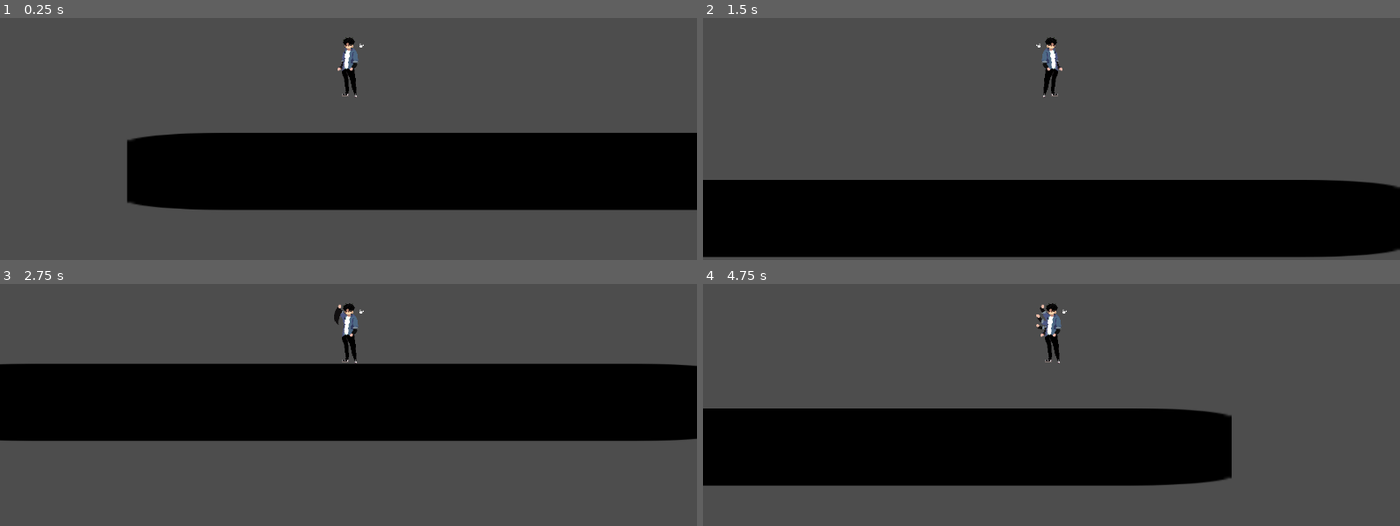
Above: before the commit, frames 1-4 (two rows, left to right).
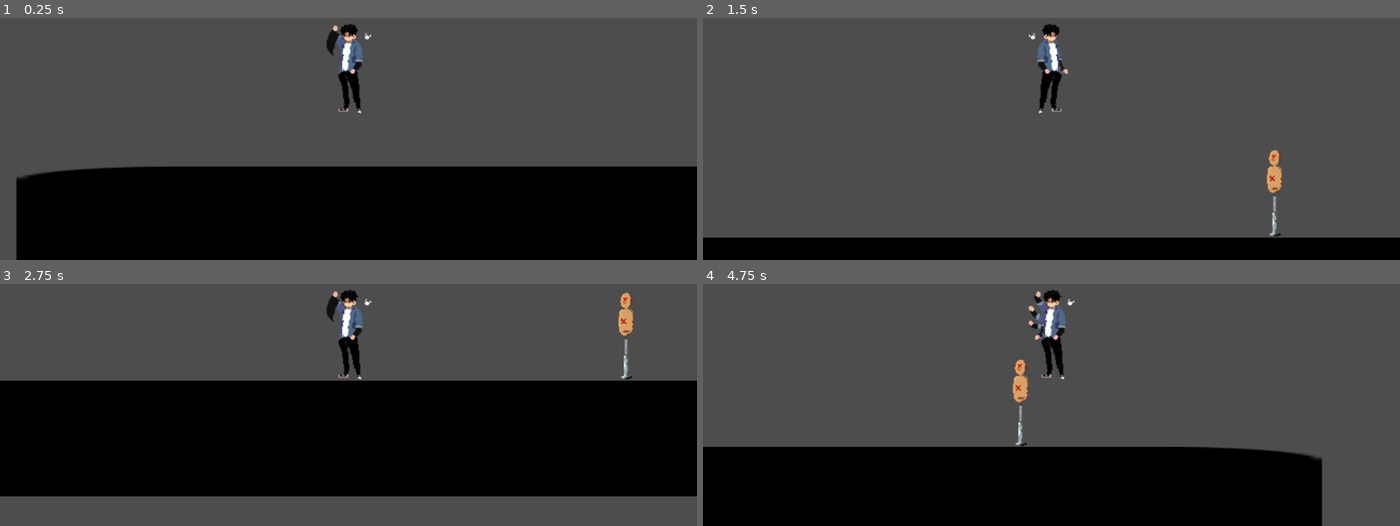
Above: after the commit, the same moments.

Repository: babingoia/jogo-de-luta
Game: Godot game, scene res://Cenas/Mapas/Zona de Teste.tscn
Same seed, same stepped clock (60 frames per second), same inputs: the game is played once before the commit and once after it. Before the commit the project starts from res://Cenas/Zona de Teste.tscn. The engine's default icon, where the game draws it, is replaced by a stand-in: a white triangle on a blue panel in a dark square.
Inputs (mouse positions are in pixels of both pictures, inside the frame that each line leads up to):
- Up to frame 1 (0.25 s): no input
- Up to frame 2 (1.5 s): move the mouse to (1204, 44) at 0.52 s; hold D (right) from 0.53 s (still down); click (1204, 44) at 0.6 s; tap W (up) at 0.77, 1.07 s; right-click (1204, 44) at 0.8 s; move the mouse to (912, 83) at 1.27 s; right-click (912, 83) at 1.35 s
- Up to frame 3 (2.75 s): tap W (up) at 1.52, 1.55, 1.82, 2.1 s; move the mouse to (outside the picture) at 2.02 s; release D (right) at 2.03 s; hold A (left) from 2.03 s (still down); click (outside the picture) at 2.3 s
- Up to frame 4 (4.75 s): move the mouse to (1016, 409) at 2.77 s; release A (left) at 2.78 s; hold D (right) 2.78-4.28 s; click (1016, 409) at 2.85 s; tap W (up) at 3.02, 3.32, 3.77, 3.8, 4.07, 4.52 s; right-click (1016, 409) at 3.05 s; move the mouse to (1260, 388) at 3.52 s; right-click (1260, 388) at 3.6 s; move the mouse to (outside the picture) at 4.27 s; hold A (left) from 4.28 s (still down); click (outside the picture) at 4.35 s

The runs differ from the first frame. In frame 1, 35% of the frame differs, in the area x 2-100%, y 2-100%; in frame 2, 26%; in frame 3, 31%; in frame 4, 30%.

Commit message:
v0.000001

Diff:
--- /dev/null
+++ b/Cenas/Mapas/Zona de Teste.tscn
@@ -0,0 +1,49 @@
+[gd_scene load_steps=6 format=3 uid="uid://d30f4e2fxknwd"]
+
+[ext_resource type="PackedScene" uid="uid://c67todrx8575j" path="res://Cenas/Personagens/gabreu.tscn" id="1_hymai"]
+[ext_resource type="Texture2D" uid="uid://dqng6a8tg0ck4" path="res://icon.svg" id="2_duxi8"]
+[ext_resource type="PackedScene" uid="uid://b1r8gijavx1sx" path="res://Cenas/Personagens/boneco_de_treino.tscn" id="3_duxi8"]
+
+[sub_resource type="RectangleShape2D" id="RectangleShape2D_r11nh"]
+size = Vector2(1160, 131)
+
+[sub_resource type="RectangleShape2D" id="RectangleShape2D_lfqux"]
+size = Vector2(22, 573)
+
+[node name="Node2D" type="Node2D"]
+
+[node name="BonecoDeTreino" parent="." instance=ExtResource("3_duxi8")]
+position = Vector2(907, 537)
+
+[node name="Gabreu" parent="." instance=ExtResource("1_hymai")]
+position = Vector2(280, 456)
+
+[node name="Chao" type="StaticBody2D" parent="."]
+position = Vector2(66, 653)
+metadata/_edit_group_ = true
+
+[node name="Sprite2D" type="Sprite2D" parent="Chao"]
+self_modulate = Color(0, 0, 0, 1)
+position = Vector2(510, 0)
+scale = Vector2(10.3438, 1)
+texture = ExtResource("2_duxi8")
+
+[node name="CollisionShape2D" type="CollisionShape2D" parent="Chao"]
+position = Vector2(514, 1.5)
+shape = SubResource("RectangleShape2D_r11nh")
+
+[node name="StaticBody2D" type="StaticBody2D" parent="."]
+position = Vector2(10, 25)
+metadata/_edit_group_ = true
+
+[node name="CollisionShape2D" type="CollisionShape2D" parent="StaticBody2D"]
+position = Vector2(1, 276.5)
+shape = SubResource("RectangleShape2D_lfqux")
+
+[node name="Parede" type="StaticBody2D" parent="."]
+position = Vector2(1147, 25)
+metadata/_edit_group_ = true
+
+[node name="CollisionShape2D" type="CollisionShape2D" parent="Parede"]
+position = Vector2(1, 276.5)
+shape = SubResource("RectangleShape2D_lfqux")
--- /dev/null
+++ b/Cenas/Personagens/boneco_de_treino.tscn
@@ -0,0 +1,57 @@
+[gd_scene load_steps=8 format=3 uid="uid://b1r8gijavx1sx"]
+
+[ext_resource type="Texture2D" uid="uid://lra1v3di1nsh" path="res://Assets/art/Outros/bonecco_de_teste.png" id="1_u2sbu"]
+[ext_resource type="Script" uid="uid://j5i840674ehx" path="res://Scripts/Personagens/dano.gd" id="2_6noss"]
+
+[sub_resource type="AtlasTexture" id="AtlasTexture_6noss"]
+atlas = ExtResource("1_u2sbu")
+region = Rect2(0, 0, 63, 105)
+
+[sub_resource type="AtlasTexture" id="AtlasTexture_se0x4"]
+atlas = ExtResource("1_u2sbu")
+region = Rect2(63, 0, 63, 105)
+
+[sub_resource type="AtlasTexture" id="AtlasTexture_fvpu1"]
+atlas = ExtResource("1_u2sbu")
+region = Rect2(0, 0, 63, 105)
+
+[sub_resource type="SpriteFrames" id="SpriteFrames_sbgpr"]
+animations = [{
+"frames": [{
+"duration": 1.0,
+"texture": SubResource("AtlasTexture_6noss")
+}, {
+"duration": 1.0,
+"texture": SubResource("AtlasTexture_se0x4")
+}],
+"loop": false,
+"name": &"dano",
+"speed": 5.0
+}, {
+"frames": [{
+"duration": 1.0,
+"texture": SubResource("AtlasTexture_fvpu1")
+}],
+"loop": false,
+"name": &"idle",
+"speed": 5.0
+}]
+
+[sub_resource type="RectangleShape2D" id="RectangleShape2D_se0x4"]
+size = Vector2(18, 96)
+
+[node name="BonecoDeTreino" type="Node2D"]
+
+[node name="Area2D" type="Area2D" parent="."]
+script = ExtResource("2_6noss")
+
+[node name="AnimatedSprite2D" type="AnimatedSprite2D" parent="Area2D"]
+sprite_frames = SubResource("SpriteFrames_sbgpr")
+animation = &"idle"
+
+[node name="CollisionShape2D" type="CollisionShape2D" parent="Area2D"]
+position = Vector2(-1, 3)
+shape = SubResource("RectangleShape2D_se0x4")
+
+[connection signal="area_entered" from="Area2D" to="Area2D" method="_on_area_entered"]
+[connection signal="animation_finished" from="Area2D/AnimatedSprite2D" to="Area2D" method="_on_animated_sprite_2d_animation_finished"]
--- /dev/null
+++ b/Cenas/Personagens/gabreu.tscn
@@ -0,0 +1,85 @@
+[gd_scene load_steps=11 format=3 uid="uid://c67todrx8575j"]
+
+[ext_resource type="Script" uid="uid://dcpb4rv0n1yfw" path="res://Scripts/Personagens/Player.gd" id="1_8b0je"]
+[ext_resource type="Texture2D" uid="uid://bk71ruo2m4elv" path="res://Assets/art/Personagens/gabreu.png" id="2_smuk6"]
+
+[sub_resource type="RectangleShape2D" id="RectangleShape2D_2hs16"]
+size = Vector2(35, 100)
+
+[sub_resource type="AtlasTexture" id="AtlasTexture_lfqux"]
+atlas = ExtResource("2_smuk6")
+region = Rect2(0, 0, 96, 112)
+
+[sub_resource type="AtlasTexture" id="AtlasTexture_swbdh"]
+atlas = ExtResource("2_smuk6")
+region = Rect2(0, 0, 96, 112)
+
+[sub_resource type="AtlasTexture" id="AtlasTexture_jcjbl"]
+atlas = ExtResource("2_smuk6")
+region = Rect2(96, 0, 96, 112)
+
+[sub_resource type="AtlasTexture" id="AtlasTexture_xrj72"]
+atlas = ExtResource("2_smuk6")
+region = Rect2(192, 0, 96, 112)
+
+[sub_resource type="AtlasTexture" id="AtlasTexture_qyfu0"]
+atlas = ExtResource("2_smuk6")
+region = Rect2(288, 0, 96, 112)
+
+[sub_resource type="SpriteFrames" id="SpriteFrames_auav0"]
+animations = [{
+"frames": [{
+"duration": 1.0,
+"texture": SubResource("AtlasTexture_lfqux")
+}],
+"loop": true,
+"name": &"default",
+"speed": 5.0
+}, {
+"frames": [{
+"duration": 1.0,
+"texture": SubResource("AtlasTexture_swbdh")
+}, {
+"duration": 1.0,
+"texture": SubResource("AtlasTexture_jcjbl")
+}, {
+"duration": 1.0,
+"texture": SubResource("AtlasTexture_xrj72")
+}, {
+"duration": 1.0,
+"texture": SubResource("AtlasTexture_qyfu0")
+}],
+"loop": false,
+"name": &"soco",
+"speed": 5.0
+}]
+
+[sub_resource type="RectangleShape2D" id="RectangleShape2D_8b0je"]
+size = Vector2(18, 48)
+
+[node name="Gabreu" type="CharacterBody2D"]
+script = ExtResource("1_8b0je")
+metadata/_edit_group_ = true
+
+[node name="CollisionShape2D" type="CollisionShape2D" parent="."]
+position = Vector2(-0.5, 5)
+shape = SubResource("RectangleShape2D_2hs16")
+
+[node name="Camera2D" type="Camera2D" parent="."]
+zoom = Vector2(1.5, 1.5)
+
+[node name="AnimatedSprite2D" type="AnimatedSprite2D" parent="."]
+sprite_frames = SubResource("SpriteFrames_auav0")
+animation = &"soco"
+frame = 3
+frame_progress = 1.0
+
+[node name="HitboxBraco" type="Area2D" parent="."]
+
+[node name="CollisionShape2D" type="CollisionShape2D" parent="HitboxBraco"]
+position = Vector2(-19, -19)
+shape = SubResource("RectangleShape2D_8b0je")
+
+[connection signal="animation_changed" from="AnimatedSprite2D" to="." method="_on_animated_sprite_2d_animation_changed"]
+[connection signal="animation_finished" from="AnimatedSprite2D" to="." method="_on_animated_sprite_2d_animation_finished"]
+[connection signal="area_shape_entered" from="HitboxBraco" to="." method="_on_area_2d_area_shape_entered"]
--- a/Cenas/Zona de Teste.tscn
+++ /dev/null
@@ -1,109 +0,0 @@
-[gd_scene load_steps=13 format=3 uid="uid://d30f4e2fxknwd"]
-
-[ext_resource type="Script" uid="uid://dcpb4rv0n1yfw" path="res://Scripts/Player.gd" id="1_2hs16"]
-[ext_resource type="Texture2D" uid="uid://dqng6a8tg0ck4" path="res://icon.svg" id="1_yk8uy"]
-[ext_resource type="Texture2D" uid="uid://bk71ruo2m4elv" path="res://Sprites/gabreu.png" id="2_r11nh"]
-
-[sub_resource type="RectangleShape2D" id="RectangleShape2D_2hs16"]
-size = Vector2(35, 100)
-
-[sub_resource type="AtlasTexture" id="AtlasTexture_lfqux"]
-atlas = ExtResource("2_r11nh")
-region = Rect2(0, 0, 96, 112)
-
-[sub_resource type="AtlasTexture" id="AtlasTexture_swbdh"]
-atlas = ExtResource("2_r11nh")
-region = Rect2(0, 0, 96, 112)
-
-[sub_resource type="AtlasTexture" id="AtlasTexture_jcjbl"]
-atlas = ExtResource("2_r11nh")
-region = Rect2(96, 0, 96, 112)
-
-[sub_resource type="AtlasTexture" id="AtlasTexture_xrj72"]
-atlas = ExtResource("2_r11nh")
-region = Rect2(192, 0, 96, 112)
-
-[sub_resource type="AtlasTexture" id="AtlasTexture_qyfu0"]
-atlas = ExtResource("2_r11nh")
-region = Rect2(288, 0, 96, 112)
-
-[sub_resource type="SpriteFrames" id="SpriteFrames_auav0"]
-animations = [{
-"frames": [{
-"duration": 1.0,
-"texture": SubResource("AtlasTexture_lfqux")
-}],
-"loop": true,
-"name": &"default",
-"speed": 5.0
-}, {
-"frames": [{
-"duration": 1.0,
-"texture": SubResource("AtlasTexture_swbdh")
-}, {
-"duration": 1.0,
-"texture": SubResource("AtlasTexture_jcjbl")
-}, {
-"duration": 1.0,
-"texture": SubResource("AtlasTexture_xrj72")
-}, {
-"duration": 1.0,
-"texture": SubResource("AtlasTexture_qyfu0")
-}],
-"loop": false,
-"name": &"soco",
-"speed": 5.0
-}]
-
-[sub_resource type="RectangleShape2D" id="RectangleShape2D_r11nh"]
-size = Vector2(1160, 131)
-
-[sub_resource type="RectangleShape2D" id="RectangleShape2D_lfqux"]
-size = Vector2(22, 573)
-
-[node name="Node2D" type="Node2D"]
-
-[node name="Player 1" type="CharacterBody2D" parent="."]
-position = Vector2(280, 456)
-script = ExtResource("1_2hs16")
-metadata/_edit_group_ = true
-
-[node name="CollisionShape2D" type="CollisionShape2D" parent="Player 1"]
-position = Vector2(-0.5, 5)
-shape = SubResource("RectangleShape2D_2hs16")
-
-[node name="Camera2D" type="Camera2D" parent="Player 1"]
-
-[node name="AnimatedSprite2D" type="AnimatedSprite2D" parent="Player 1"]
-sprite_frames = SubResource("SpriteFrames_auav0")
-animation = &"soco"
-
-[node name="Chao" type="StaticBody2D" parent="."]
-position = Vector2(66, 653)
-metadata/_edit_group_ = true
-
-[node name="Sprite2D" type="Sprite2D" parent="Chao"]
-self_modulate = Color(0, 0, 0, 1)
-position = Vector2(510, 0)
-scale = Vector2(10.3438, 1)
-texture = ExtResource("1_yk8uy")
-
-[node name="CollisionShape2D" type="CollisionShape2D" parent="Chao"]
-position = Vector2(514, 1.5)
-shape = SubResource("RectangleShape2D_r11nh")
-
-[node name="StaticBody2D" type="StaticBody2D" parent="."]
-position = Vector2(10, 25)
-metadata/_edit_group_ = true
-
-[node name="CollisionShape2D" type="CollisionShape2D" parent="StaticBody2D"]
-position = Vector2(1, 276.5)
-shape = SubResource("RectangleShape2D_lfqux")
-
-[node name="Parede" type="StaticBody2D" parent="."]
-position = Vector2(1147, 25)
-metadata/_edit_group_ = true
-
-[node name="CollisionShape2D" type="CollisionShape2D" parent="Parede"]
-position = Vector2(1, 276.5)
-shape = SubResource("RectangleShape2D_lfqux")
--- /dev/null
+++ b/Scripts/Personagens/Player.gd
@@ -0,0 +1,57 @@
+extends Gravidade
+
+# Controles
+@export var direita = "left"
+@export var esquerda = "right"
+@export var pulo = "up"
+@export var abaixar = "down"
+@export var ataque_leve = "ataque_leve"
+@export var ataque_pesado = "ataque_pesado"
+
+# Outras variaveis
+@export var speed = 400
+
+func controle_anim():
+	if Input.is_action_just_pressed("ataque_leve"):
+		$AnimatedSprite2D.play('soco')
+
+func get_input():
+	calcular_queda()
+	velocity.x = 0
+	if(Input.is_action_pressed("left")):
+		velocity.x = -1
+		$AnimatedSprite2D.scale.x = 1
+		$HitboxBraco.scale.x = 1
+	if(Input.is_action_pressed("right")):
+		velocity.x = 1
+		$AnimatedSprite2D.scale.x = -1
+		$HitboxBraco.scale.x = -1
+	if(Input.is_action_just_pressed("up")) && (is_on_floor()):
+		velocity.y = -1
+		velocity.y *= speed
+	velocity.x *= speed
+
+
+
+func _ready() -> void:
+	$HitboxBraco.monitorable = false
+
+
+func _physics_process(delta):
+	controle_anim()
+	get_input()
+	move_and_slide()
+
+
+func _on_area_2d_area_shape_entered(area_rid: RID, area: Area2D, area_shape_index: int, local_shape_index: int) -> void:
+	pass # Replace with function body.
+
+func _on_animated_sprite_2d_animation_finished() -> void:
+	if ($AnimatedSprite2D.animation == 'soco'):
+		$AnimatedSprite2D.play("default")
+		$HitboxBraco.monitorable = false
+
+
+func _on_animated_sprite_2d_animation_changed() -> void:
+	if ($AnimatedSprite2D.animation == 'soco'):
+		$HitboxBraco.monitorable = true
--- /dev/null
+++ b/Scripts/Personagens/dano.gd
@@ -0,0 +1,9 @@
+extends Area2D
+@onready var trigger_zone: Area2D = $Area2D
+
+func _on_animated_sprite_2d_animation_finished() -> void:
+	$AnimatedSprite2D.play('idle')
+
+
+func _on_area_entered(area: Area2D) -> void:
+	$AnimatedSprite2D.play('dano')
--- a/Scripts/Player.gd
+++ /dev/null
@@ -1,41 +0,0 @@
-extends Gravidade
-
-@export var speed = 400
-var trava_animacao = false
-
-func controle_anim():
-	if Input.is_action_just_pressed("ataque_leve") && not trava_animacao:
-		trava_animacao = true
-		$AnimatedSprite2D.play('soco')
-	if not trava_animacao:
-		$AnimatedSprite2D.play('default')
-
-func get_input():
-	calcular_queda()
-	velocity.x = 0
-	if(Input.is_action_pressed("left")):
-		velocity.x = -1
-		$AnimatedSprite2D.scale.x = 1
-	if(Input.is_action_pressed("right")):
-		velocity.x = 1
-		$AnimatedSprite2D.scale.x = -1
-	if(Input.is_action_just_pressed("up")) && (is_on_floor()):
-		velocity.y = -1
-		velocity.y *= speed
-	velocity.x *= speed
-
-
-func animacao_finalizada():
-	if ($AnimatedSprite2D.animation == "soco"):
-		trava_animacao = false
-
-
-func _ready() -> void:
-	if ($AnimatedSprite2D):
-		$AnimatedSprite2D.connect("animation_finished", Callable(self, "animacao_finalizada"))
-
-
-func _physics_process(delta):
-	controle_anim()
-	get_input()
-	move_and_slide()
--- a/project.godot
+++ b/project.godot
@@ -42,3 +42,8 @@
 "events": [Object(InputEventMouseButton,"resource_local_to_scene":false,"resource_name":"","device":-1,"window_id":0,"a …(253 unchanged characters)…
 ]
 }
+ataque_pesado={
+"deadzone": 0.2,
+"events": [Object(InputEventMouseButton,"resource_local_to_scene":false,"resource_name":"","device":-1,"window_id":0,"alt_pressed":false,"shift_pressed":false,"ctrl_pressed":false,"meta_pressed":false,"button_mask":0,"position":Vector2(0, 0),"global_position":Vector2(0, 0),"factor":1.0,"button_index":2,"canceled":false,"pressed":false,"double_click":false,"script":null)
+]
+}
Renamed: Sprites/bonecco_de_teste.png -> Assets/art/Outros/bonecco_de_teste.png
Not shown, changed: Assets/art/Outros/bonecco_de_teste.png.import
Renamed: Sprites/gabreu.png -> Assets/art/Personagens/gabreu.png
Not shown, changed: Assets/art/Personagens/gabreu.png.import
Renamed: Scripts/Gravidade.gd -> Scripts/Personagens/Gravidade.gd
Renamed: Scripts/Gravidade.gd.uid -> Scripts/Personagens/Gravidade.gd.uid
Renamed: Scripts/Player.gd.uid -> Scripts/Personagens/Player.gd.uid
Not shown, added: Scripts/Personagens/dano.gd.uid
